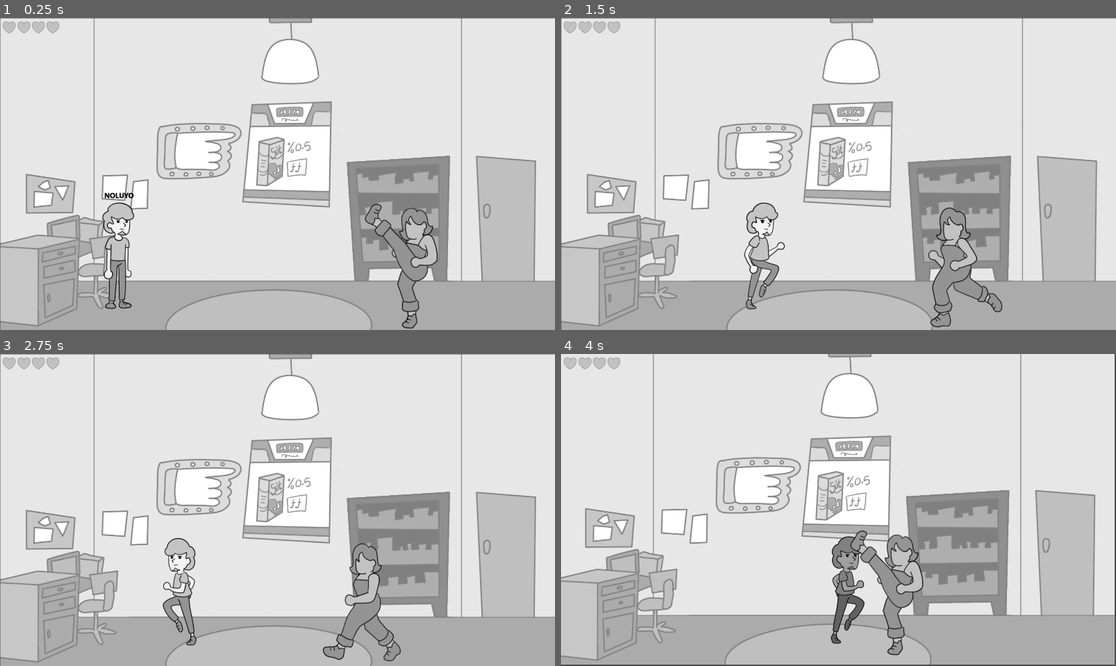
Above: before the commit, frames 1-4 (two rows, left to right).
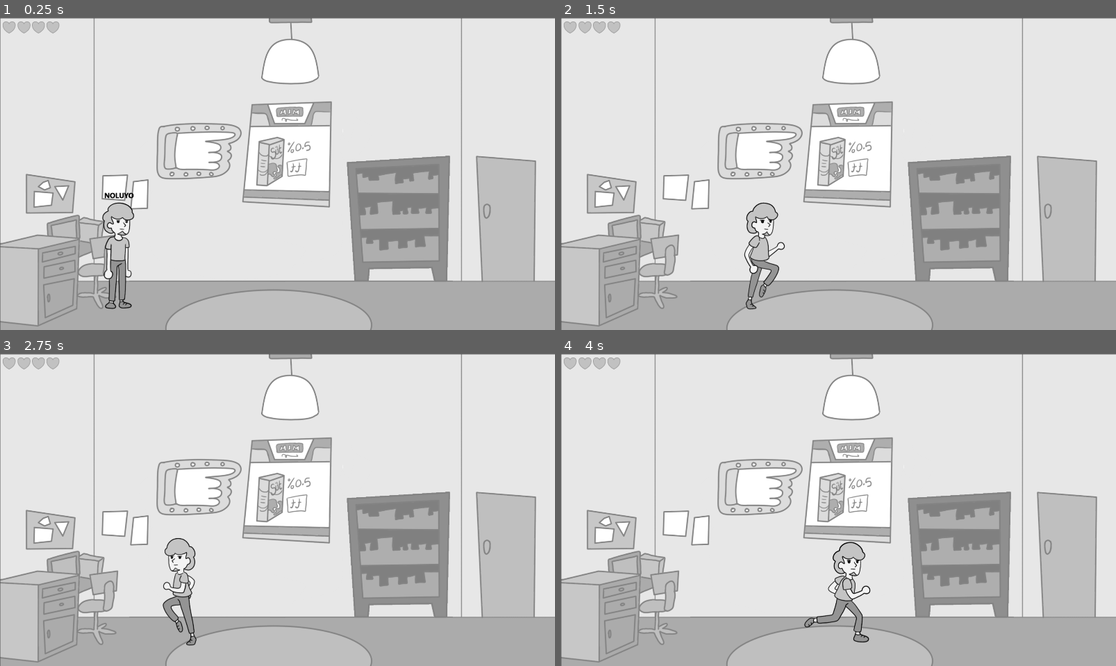
Above: after the commit, the same moments.

Repository: UmtiPako/Memoryless
Game: Godot game, scene res://Scenes/Places/ev/sahne_ev.tscn
Two runs of this game, one before a commit and one after it. Both use one fixed random seed, a clock stepped at 60 frames per second and the inputs below. This scene is started directly instead of the project's main scene.
Inputs:
- Up to frame 1 (0.25 s): no input
- Up to frame 2 (1.5 s): tap Enter (ui_accept) at 0.5, 0.77 s; hold Right (ui_right) from 0.53 s (still down)
- Up to frame 3 (2.75 s): tap Enter (ui_accept) at 1.52 s; release Right (ui_right) at 2.03 s; hold Left (ui_left) from 2.03 s (still down)
- Up to frame 4 (4 s): release Left (ui_left) at 2.78 s; hold Right (ui_right) from 2.78 s (still down); tap Enter (ui_accept) at 3.02, 3.77 s

The runs differ from the first frame. In frame 1, 1.3% of the frame differs, in the area x 65-79%, y 59-100%; in frame 2, 1.3%; in frame 3, 1.0%; in frame 4, 14%, in the area x 0-100%, y 0-100%.

Commit message:
inheritance

Diff:
--- a/Scenes/Places/Sahne_0.tscn
+++ b/Scenes/Places/Sahne_0.tscn
@@ -7,12 +7,11 @@
 [ext_resource type="PackedScene" uid="uid://cc2f3uo2nkn21" path="res://People/Player/the_guy.tscn" id="4_a2urg"]
 [ext_resource type="Script" uid="uid://b6ngvjh0h8rot" path="res://Scenes/Places/move_area.gd" id="5_8s7n7"]
 [ext_resource type="Script" uid="uid://bkdux88x1ypmj" path="res://People/Player/shaker.gd" id="8_n775l"]
-[ext_resource type="PackedScene" uid="uid://bif4i1b6swes2" path="res://People/Enemies/enemy.tscn" id="8_wpm22"]
 
 [sub_resource type="NavigationPolygon" id="NavigationPolygon_wpm22"]
-vertices = PackedVector2Array(1829.82, 920.977, 1878.03, 1062.96, 82.0781, 1059.07, 319.742, 917)
+vertices = PackedVector2Array(1770.76, 915.977, 1872.85, 1062.95, 72.7578, 1059.05, 242.703, 912)
 polygons = Array[PackedInt32Array]([PackedInt32Array(0, 1, 2, 3)])
-outlines = Array[PackedVector2Array]([PackedVector2Array(317, 907, 46, 1069, 1892, 1073, 1837, 911)])
+outlines = Array[PackedVector2Array]([PackedVector2Array(239, 902, 46, 1069, 1892, 1073, 1776, 906)])
 
 [node name="Sahne0" type="Node2D"]
 
@@ -62,9 +61,6 @@
 polygon = PackedVector2Array(33, 1073, 1882, 1076, 1839, 910, 306, 910)
 uv = PackedVector2Array(311.48, 975.5, -17.36, 1085.34, 1242.34, 1123.1, 1921.92, 1131.14, 1792.42, 945.44, 369.32, 968.94, 312.32, 976.44)
 
-[node name="Enemy" parent="." instance=ExtResource("8_wpm22")]
-position = Vector2(1416, 1039)
-
 [node name="The_Guy" parent="." node_paths=PackedStringArray("boundary", "camera_2D") instance=ExtResource("4_a2urg")]
 position = Vector2(396, 968)
 boundary = NodePath("../MoveArea")
Not shown: 1 places in Scenes/Places/Sahne_0.tscn that only renumber resources
